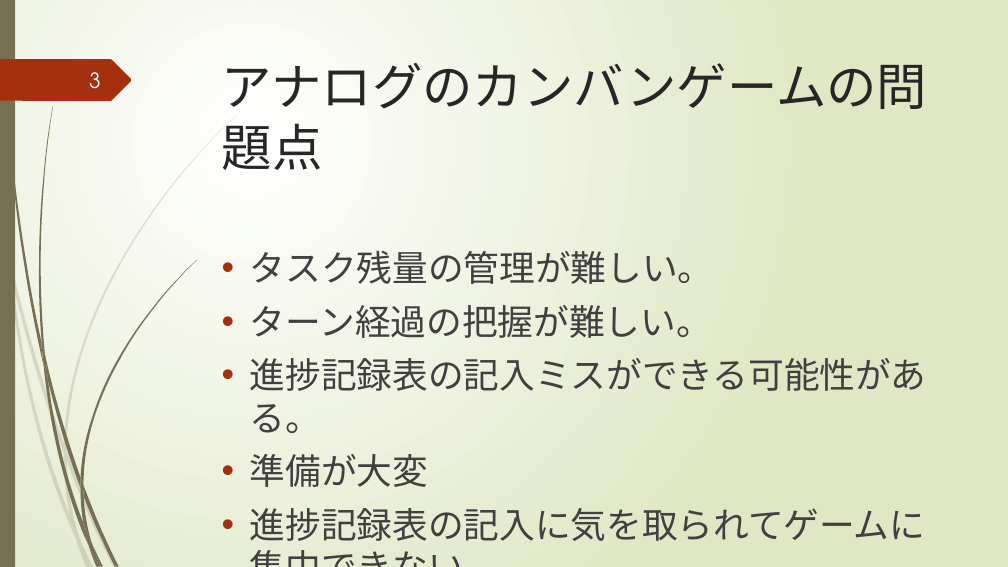
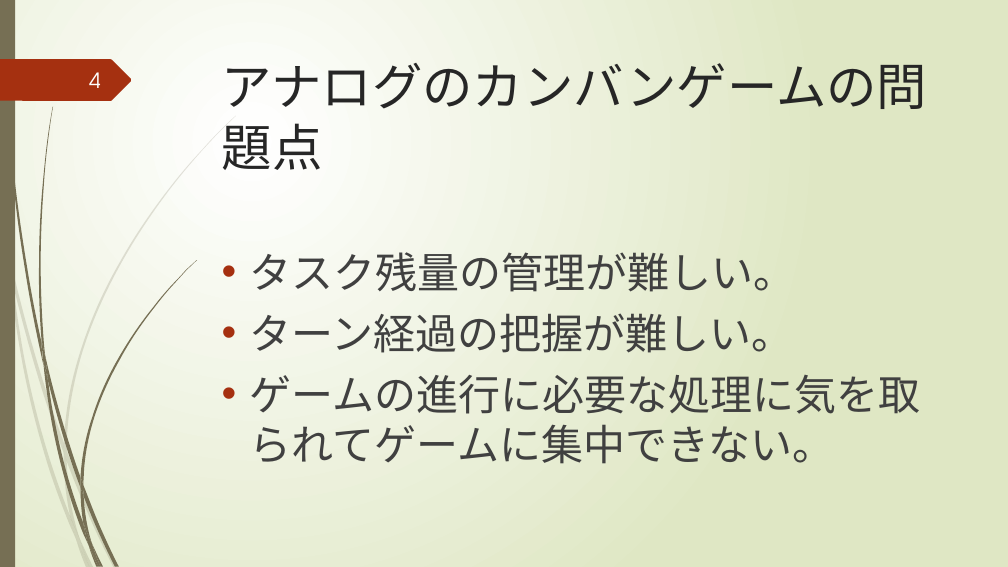
Before and after one commit to igakilab/sotuken_maeda, a slide deck: slide 4 of 中間発表.pptx (slide 3 before the commit). Drawn at 1008x567 pixels with LibreOffice and Linux fonts; fonts in the diff are those of the drawing. Boxes give left, top, right and bottom in pixels: in the first picture for what was removed or moved away, otherwise in the second. Text is boxed around its words. In the diff, an @@ line names an element or a change of style, - is before the commit and + after.

```diff
--- a/中間発表.pptx
+++ b/中間発表.pptx
@@ page number at (x1=89, y1=72, x2=101, y2=88): text changed @@
-3
+4
@@ text at (x1=250, y1=252, x2=795, y2=353): size 34 to 40 pt in "タスク残量の管理が難しい。", "ターン経過の把握が難しい。" @@
@@ text at (x1=250, y1=375, x2=920, y2=464): text changed; size 34 to 40 pt @@
-• 進捗記録表の記入ミスができる可能性がある。
-• 準備が大変
-• 進捗記録表の記入に気を取られてゲームに集中できない。
+• ゲームの進行に必要な処理に気を取られてゲームに集中できない。
```
Also in this commit, not shown: 4 other slides changed, 1 slide added.
